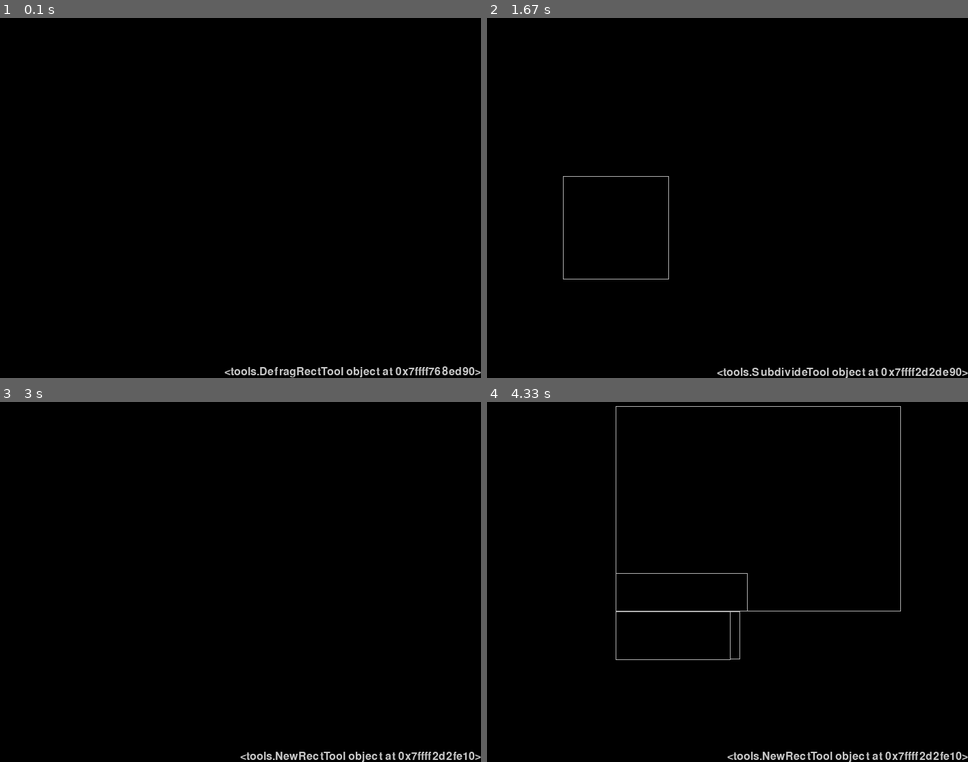
Above: before the commit, frames 1-4 (two rows, left to right).
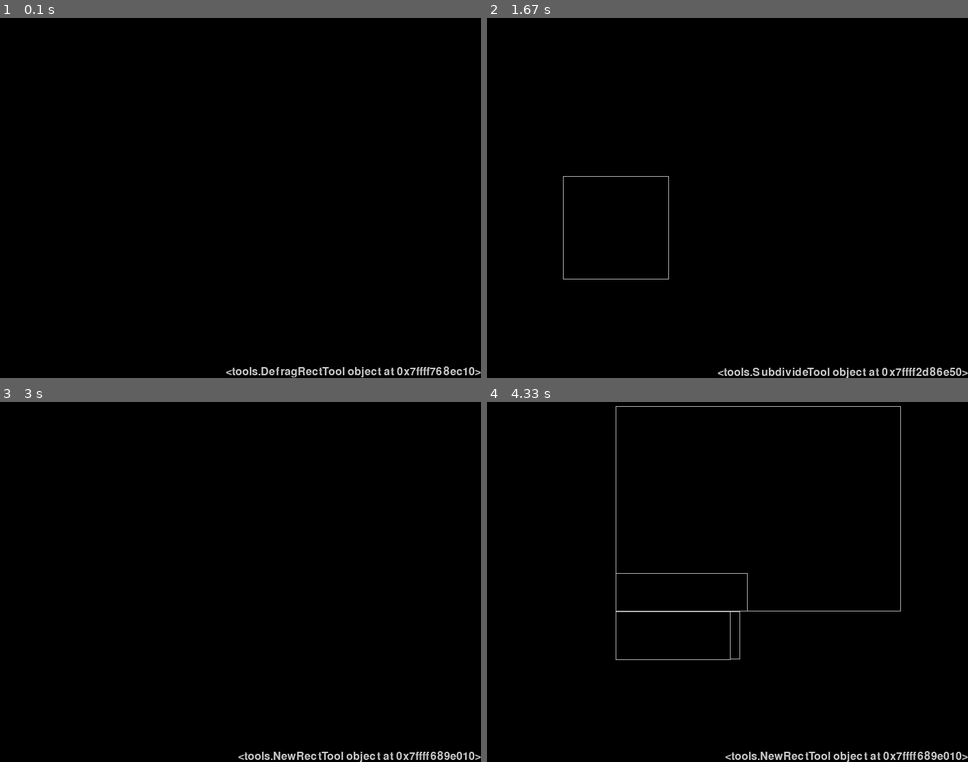
Above: after the commit, the same moments.

Repository: hitbox/scratch
Game: pygame game, started from pygame/shrinkwrap/main.py
Same seed, same stepped clock (60 frames per second), same inputs: the game is played once before the commit and once after it.
Inputs (mouse positions are in pixels of both pictures, inside the frame that each line leads up to):
- Up to frame 1 (0.1 s): no input
- Up to frame 2 (1.67 s): press the mouse at (563, 176) at 0.37 s; move the mouse to (655, 219) at 0.47 s; release the mouse at (746, 262) at 0.6 s; tap Space at 0.67, 1.4 s; press the mouse at (563, 176) at 1.03 s; move the mouse to (616, 226) at 1.13 s; release the mouse at (669, 280) at 1.27 s; click (703, 216) at 1.42 s
- Up to frame 3 (3 s): tap Space at 1.7, 2.23, 2.57, 2.87 s; press the mouse at (129, 610) at 1.87 s; move the mouse to (240, 506) at 1.97 s; release the mouse at (outside the picture) at 2.1 s
- Up to frame 4 (4.33 s): press the mouse at (616, 610) at 3.03 s; move the mouse to (756, 510) at 3.13 s; release the mouse at (900, 405) at 3.27 s; press the mouse at (616, 610) at 3.37 s; move the mouse to (679, 636) at 3.47 s; release the mouse at (741, 657) at 3.6 s; press the mouse at (616, 610) at 3.7 s; move the mouse to (674, 636) at 3.8 s; release the mouse at (732, 661) at 3.93 s; press the mouse at (616, 610) at 4.03 s; move the mouse to (679, 592) at 4.13 s; release the mouse at (746, 574) at 4.27 s

The runs differ from the first frame. In frame 1, 0.7% of the frame differs, in the area x 46-98%, y 96-100%; in frame 2, 0.6%; in frame 3, 0.8%, in the area x 49-97%, y 96-100%; in frame 4, 0.8%.

Commit message:
pygame/polygon_wrap.py
- kicking my butt
- need to avoid connecting points that would create a line segment
  through another rect

Diff:
--- a/pygame/polygon_wrap.py
+++ b/pygame/polygon_wrap.py
@@ -3,26 +3,31 @@
 import math
 import random
 
+from collections import defaultdict
+
 import pygamelib
 
 from pygamelib import depth_first_search
 from pygamelib import make_graph
 from pygamelib import pygame
 
-def uncovered_points(shapes):
-    for shape in shapes:
-        for point in shape.points:
-            others = (other for other in shapes if other != shape)
-            if not any(other.contains_point(point) for other in others):
-                # we've got a corner point that is not entirely contained by
-                # another shape
-                yield point
-
-    for shape1, shape2 in it.combinations(shapes, 2):
-        for point in shape1.intersections(shape2):
-            others = (other for other in shapes if other not in (shape1, shape2))
-            if not any(other.inside_point(point) for other in others):
-                yield point
+global RANDOMIZED_COLORS
+
+class PointsShareLine:
+
+    def __init__(self, shapes):
+        self.shapes = shapes
+        self.lines = [line for shape in self.shapes for line in shape.lines]
+
+    def __call__(self, p1, p2):
+        # do p1 and p2 share a line?
+
+        # lines that p1 touches
+        for line in lines_for_point(self.shapes, p1):
+            # true if p2 also touches it
+            if pygamelib.point_on_axisline(p2, line):
+                return True
+
 
 def orientation(p, q, r):
     px, py = p
@@ -108,10 +113,24 @@
         yield point
 
 def lines_for_point(shapes, point):
+    # the lines that point touches
     for shape in shapes:
         for line in shape.lines:
             if pygamelib.point_on_axisline(point, line):
                 yield line
+
+def line_midpoint_in_shape(shapes, line):
+    midpoint = pygamelib.line_midpoint(*line)
+    for shape in shapes:
+        if shape.contains_point(midpoint):
+            return True
+
+def connected_lines_for_point(shapes, point):
+    for shape in shapes:
+        for line in shape.lines:
+            if not line_midpoint_in_shape(shapes, line):
+                if pygamelib.point_on_axisline(point, line):
+                    yield line
 
 def points_on_line(points, line):
     for point in points:
@@ -125,6 +144,21 @@
     groups = list(pygamelib.unique_paths(graph))
     return groups
 
+def uncovered_points(shapes):
+    for shape in shapes:
+        for point in shape.points:
+            others = (other for other in shapes if other != shape)
+            if not any(other.contains_point(point) for other in others):
+                # we've got a corner point that is not entirely contained by
+                # another shape
+                yield point
+
+    for shape1, shape2 in it.combinations(shapes, 2):
+        for point in shape1.intersections(shape2):
+            others = (other for other in shapes if other not in (shape1, shape2))
+            if not any(other.inside_point(point) for other in others):
+                yield point
+
 def get_hulls(shapes):
     groups = grouped_shapes(shapes)
     for _shapes in groups:
@@ -132,22 +166,28 @@
         yield _points
 
 def render_shapes(screen, offset, shapes):
-    for shape in shapes:
-        shape.draw(screen, 'grey10', 0, offset)
-        shape.draw(screen, 'grey15', 1, offset)
+    fillcolor = pygame.Color('grey50')
+    fillcolor.a = 50
+    for shape in shapes:
+        shape.render_onto(screen, fillcolor, 0, offset)
+        shape.render_onto(screen, 'grey15', 1, offset)
 
 def find_hover_point(hulls, event_pos):
     # broken for camera
-    for _point in (point for points in hulls for point in points):
-        if math.dist(event_pos, _point) < 30:
-            return _point
-
-def render_points(screen, offset, hulls, font):
+    # unwind
+    points = (point for points in hulls for point in points)
+    # filter
+    points = (point for point in points if math.dist(event_pos, point) < 30)
+    # minimum
+    return min(points, key=lambda p: math.dist(p, event_pos), default=None)
+
+def render_points(screen, offset, hulls, font, label=False):
     for hull_points in hulls:
         for index, hull_point in enumerate(hull_points):
             pygame.draw.circle(screen, 'grey20', hull_point, 4)
-            image = font.render(f'{index}', True, 'linen')
-            screen.blit(image, image.get_rect(center=hull_point))
+            if label:
+                image = font.render(f'{index}', True, 'linen')
+                screen.blit(image, image.get_rect(center=hull_point))
 
 def render_connected_points(
     screen,
@@ -194,27 +234,58 @@
                     hull_point,
                 )
 
-class PointsShareLine:
-
-    def __init__(self, shapes):
-        self.shapes = shapes
-
-    def __call__(self, p1, p2):
-        for line in lines_for_point(self.shapes, p1):
-            if pygamelib.point_on_axisline(p2, line):
-                return True
-        for line in lines_for_point(self.shapes, p2):
-            if pygamelib.point_on_axisline(p1, line):
-                return True
-
-
 def render_polygon_attempt1(screen, colors, unique_paths_paths):
     items = zip(unique_paths_paths, colors)
     for unique_paths, color in items:
         for unique_path in unique_paths:
             pygame.draw.polygon(screen, color, unique_path, 1)
 
-def render_connected_hover(screen, offset, hover_point, graphs_for_hulls, hulls):
+def line_to_rect(line):
+    p1, p2 = line
+    x1, y1 = p1
+    x2, y2 = p2
+    if x1 > x2:
+        x1, x2 = x2, x1
+    if y1 > y2:
+        y1, y2 = y2, y1
+    if x1 == x2:
+        # vertical
+        return pygame.Rect(x1, y1, 1, y2 - y1)
+    elif y1 == y2:
+        # horizontal
+        return pygame.Rect(x1, y1, x2 - x1, 1)
+
+def render_lines_for_hover(screen, offset, hover_point, shapes):
+    if not hover_point:
+        return
+    lines = (line for shape in shapes for line in shape.lines)
+    _colors = iter(RANDOMIZED_COLORS)
+    # TODO
+    # - filter out line segments that go through a shape--if there is any clip at all
+    # - represent line as rect of width or height == 1
+
+    for shape in shapes:
+        for line in shape.lines:
+            if pygamelib.point_on_axisline(hover_point, line):
+                line_sections = pygamelib.bisect_axis_line(line, hover_point)
+                for line_section, color in zip(line_sections, _colors):
+                    for _shape in shapes:
+                        if _shape is not shape:
+                            if line_to_rect(line_section).clip(_shape):
+                                break
+                    else:
+                        pygame.draw.line(screen, color, *line_section)
+
+def render_line_segments_for_hover(screen, offset, hover_point, line_segment_for_point):
+    if not hover_point:
+        return
+    _colors = iter(RANDOMIZED_COLORS)
+    for line, color in zip(line_segment_for_point[hover_point], _colors):
+        pygame.draw.line(screen, color, *line)
+        for point in line:
+            pygame.draw.circle(screen, color, point, 4, 0)
+
+def render_connected_points_for_hover(screen, offset, hover_point, graphs_for_hulls, hulls):
     if hover_point is None:
         return
     for hull_points, graph in zip(hulls, graphs_for_hulls):
@@ -226,15 +297,41 @@
         )
         for point in connected_points[:2]:
             pygame.draw.circle(screen, 'blue', point, 8)
-    pygame.draw.circle(screen, 'red', hover_point, 4)
+    render_hover_point(screen, offset, hover_point)
+
+def render_hover_point(screen, offset, hover_point):
+    if hover_point:
+        pygame.draw.circle(screen, 'red', hover_point, 4)
 
 def run(display_size, framerate, background, shapes):
+    # hulls are lists of points that are not contained inside a shape
+    # points that are corners or intersection points
     hulls = list(get_hulls(shapes))
+
+    all_points = [point for points in hulls for point in points]
+    all_lines = list(
+        ((x1, y1), (x2, y2))
+        for (x1, y1), (x2, y2) in it.product(all_points, all_points)
+        if x1 == x2 or y1 == y2 # vertical or horizontal
+    )
+
+    line_segments = [
+        line_segment
+        for point, line in it.product(all_points, all_lines)
+        for line_segment in pygamelib.bisect_axis_line(line, point)
+        if pygamelib.point_on_axisline(point, line)
+    ]
+
+    line_segment_for_point = defaultdict(list)
+    for point in all_points:
+        for line in line_segments:
+            if pygamelib.point_on_axisline(point, line):
+                line_segment_for_point[point].append(line)
 
     graphs_for_hulls = [
         pygamelib.make_graph(
-            points,
-            PointsShareLine(shapes),
+            nodes = points,
+            is_edge = PointsShareLine(shapes),
         )
         for points in hulls
     ]
@@ -273,9 +370,59 @@
         screen.fill(background)
         render_shapes(screen, offset, shapes)
         render_points(screen, offset, hulls, font)
-        render_connected_hover(screen, offset, hover_point, graphs_for_hulls, hulls)
+        #render_lines_for_hover(screen, offset, hover_point, shapes)
+        render_line_segments_for_hover(screen, offset, hover_point, line_segment_for_point)
+        render_hover_point(screen, offset, hover_point)
+        #render_connected_points_for_hover(screen, offset, hover_point, graphs_for_hulls, hulls)
         #render_hulls(screen, offset, hover_point, shapes, hulls)
         #render_polygon_attempt1(screen, colors, unique_paths_paths)
+        pygame.display.flip()
+        elapsed = clock.tick(framerate)
+
+def run(display_size, framerate, background, shapes):
+    points = []
+
+    for shape in shapes:
+        for line in shape.lines:
+            for point in line:
+                if point not in points and not any(other.contains_point(point) for other in shapes if other != shape):
+                    points.append(point)
+
+    for shape1, shape2 in it.combinations(shapes, 2):
+        for shape1_line, shape2_line in it.product(shape1.lines, shape2.lines):
+            intersection = pygamelib.line_line_intersection(shape1_line, shape2_line)
+            if intersection:
+                if not any(other.contains_point(intersection) for other in shapes if other != shape1 and other != shape2):
+                    points.append(intersection)
+
+    from pygamelib import point_on_axisline
+
+    lines = []
+    for p1, p2 in it.combinations(points, 2):
+        for shape in shapes:
+            for line in shape.lines:
+                if point_on_axisline(p1, line) and point_on_axisline(p2, line):
+                    # theres and edge to travel on
+                    candidate = sorted([p1, p2])
+                    lines.append(candidate)
+
+    clock = pygame.time.Clock()
+    running = True
+    screen = pygame.display.set_mode(display_size)
+    while running:
+        for event in pygame.event.get():
+            if event.type == pygame.QUIT:
+                running = False
+            elif event.type == pygame.KEYDOWN:
+                if event.key in (pygame.K_ESCAPE, pygame.K_q):
+                    pygamelib.post_quit()
+        screen.fill(background)
+        for point in points:
+            pygame.draw.circle(screen, 'grey50', point, 8, 0)
+        for shape in shapes:
+            shape.draw(screen, 'grey20', 1)
+        for line, color in zip(lines, RANDOMIZED_COLORS):
+            pygame.draw.line(screen, color, *line)
         pygame.display.flip()
         elapsed = clock.tick(framerate)
 
@@ -288,6 +435,10 @@
     if args.seed:
         random.seed(args.seed)
 
+    global RANDOMIZED_COLORS
+    RANDOMIZED_COLORS = list(pygamelib.UNIQUE_COLORSTHE_COLORFUL)
+    random.shuffle(RANDOMIZED_COLORS)
+
     shapes = list(pygamelib.shapes_from_args(args))
     run(args.display_size, args.framerate, args.background, shapes)
 
--- a/pygame/pygamelib.py
+++ b/pygame/pygamelib.py
@@ -886,8 +886,25 @@
 
     @classmethod
     def from_arg(cls, string):
-        x, y, w, h = rect_type(string.strip())
-        return cls((x, y, w, h))
+        string = string.strip()
+        if string:
+            x, y, w, h = rect_type(string.strip())
+            return cls((x, y, w, h))
+
+    @property
+    def size(self):
+        (x, y, w, h), *_ = self
+        return (w, h)
+
+    def render_onto(self, surf, color, width, offset):
+        # XXX
+        # - janky method for rendering rects with alpha in color for adhoc use
+        #   with polygon_wrap
+        ox, oy = offset
+        (x, y, w, h), *_ = self
+        image = pygame.Surface((w, h), pygame.SRCALPHA)
+        pygame.draw.rect(image, color, (0, 0, w, h), width)
+        return surf.blit(image, (x + ox, y + oy))
 
     @property
     def ltrb(self):
@@ -943,6 +960,10 @@
         # - check also not on side/edge line?
         if point not in ((x,y), (r,y), (r,b), (x,b)):
             return pygame.Rect(rect).collidepoint(point)
+
+    def collide_point(self, point):
+        rect, *_ = self
+        return pygame.Rect(rect).collidepoint(point)
 
     def inside_point(self, point):
         px, py = point
@@ -1882,8 +1903,11 @@
         type_ = Circle.from_arg
     elif args.shape_type == 'rect':
         type_ = Rectangle.from_arg
-    for shape_string in args.shapes:
-        yield type_(shape_string)
+    for shape_string in map(str.strip, args.shapes):
+        if not shape_string.startswith('#'):
+            shape = type_(shape_string)
+            if shape:
+                yield shape
 
 def format_pipe(iterable, null_separator, dimsep):
     """
@@ -2315,6 +2339,12 @@
     text_rect = text_image.get_rect(**text_kw)
     result_image.blit(text_image, text_rect)
     return result_image
+
+def blit_rect(surf, rect, color):
+    x, y, w, h = rect
+    image = pygame.Surface((w, h), pygame.SRCALPHA)
+    image.fill(color)
+    return surf.blit(image, image.get_rect(topleft=(x, y)))
 
 def circle_rect(center, radius):
     """
@@ -3057,6 +3087,50 @@
         px == x1 == x2 and y1 <= py <= y2
     )
 
+def point_inside_line(point, line):
+    px, py = point
+    (x1, y1), (x2, y2) = line
+    if x1 > x2:
+        x1, x2 = x2, x1
+    if y1 > y2:
+        y1, y2 = y2, y1
+    return (
+        py == y1 == y2 and x1 < px < x2
+        or
+        px == x1 == x2 and y1 < py < y2
+    )
+
+def axis_line_inside_another(line, other):
+    for point in line:
+        if point_inside_line(point, other):
+            return True
+
+def bisect_axis_line(line, point):
+    # caller should verify point on line
+    if point in line:
+        yield line
+    else:
+        # point is not one of the endpoints of the line
+        x, y = point
+        p1, p2 = line
+        x1, y1 = p1
+        x2, y2 = p2
+        if x1 > x2:
+            x1, x2 = x2, x1
+        if y1 > y2:
+            y1, y2 = y2, y1
+        if x1 == x2:
+            # line is vertical
+            # yield top section
+            yield ((x, y1), (x, y))
+            # yield bottom section
+            yield ((x, y), (x, y2))
+        elif y1 == y2:
+            # line is horizontal
+            # yield left section
+            yield ((x1, y), (x, y))
+            yield ((x, y), (x2, y))
+
 def graph_from_circle(center, radius, step, start_angle=0, end_angle=360):
     """
     Return a dict of points and their neighbors.
--- a/pygame/render_stacked_rects.py
+++ b/pygame/render_stacked_rects.py
@@ -1,3 +1,42 @@
+import pygamelib
+
+from pygamelib import pygame
+
+def run(display_size, framerate, background, rects):
+    clock = pygame.time.Clock()
+    running = True
+    font = pygamelib.monospace_font(20)
+    screen = pygame.display.set_mode(display_size)
+    while running:
+        for event in pygame.event.get():
+            if event.type == pygame.QUIT:
+                running = False
+            elif event.type == pygame.KEYDOWN:
+                if event.key in (pygame.K_ESCAPE, pygame.K_q):
+                    pygamelib.post_quit()
+        screen.fill(background)
+        color = pygame.Color('red')
+        color.a = 25
+        # TODO
+        # - rect.rect is silly
+        for rect in rects:
+            pygamelib.blit_rect(screen, rect.rect, color)
+        pygame.display.flip()
+        elapsed = clock.tick(framerate)
+
+def main(argv=None):
+    parser = pygamelib.command_line_parser()
+    pygamelib.add_shapes_from_file_arguments(parser)
+    pygamelib.add_seed_option(parser)
+    args = parser.parse_args(argv)
+
+    rects = list(pygamelib.shapes_from_args(args))
+
+    run(args.display_size, args.framerate, args.background, rects)
+
+if __name__ == '__main__':
+    main()
+
 # TODO
 # - some way to render overlapping rects so they're all visible on screen
 # - maybe order the rect by "how covered it is" with bottom-most rects brought
--- /dev/null
+++ b/pygame/simplerects.txt
@@ -0,0 +1,9 @@
+600 100 50 50
+
+# three overlapping
+100 100 200 200
+200 200 200 200
+300 300 200 200
+
+# portion of rect all the way through another
+50 450 700 100
